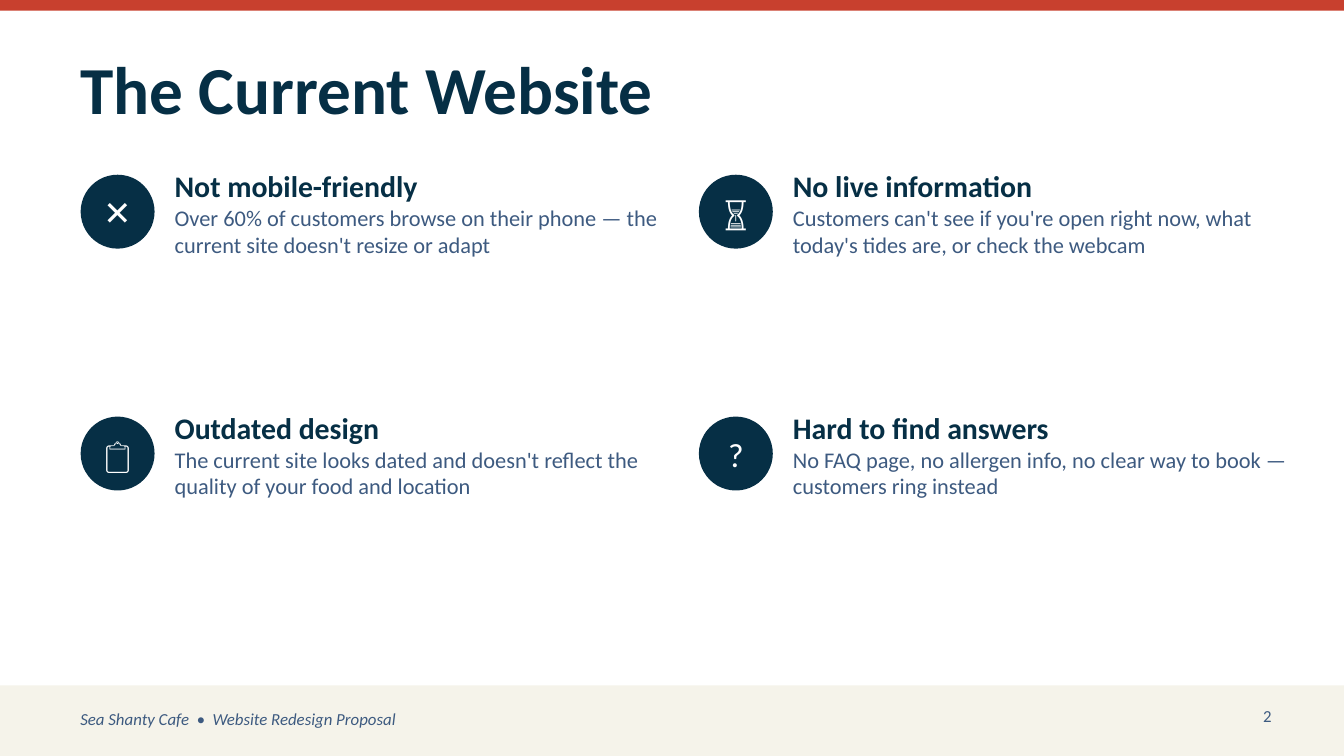
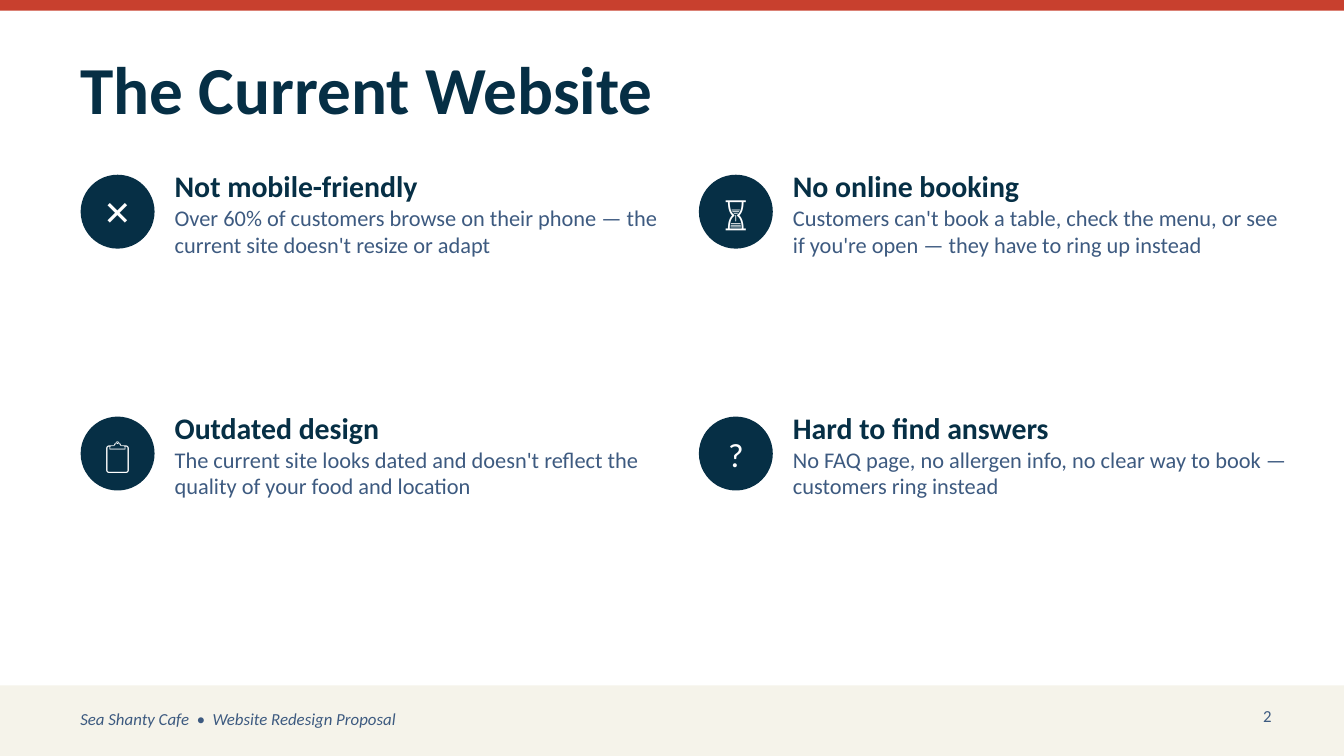
Before and after one commit to maxwalsh0-ctrl/seashantyredesign, a slide deck: slide 2 of SeaShanty_Redesign_Pitch.pptx. Drawn at 1344x756 pixels with LibreOffice and Linux fonts; fonts in the diff are those of the drawing. Boxes give left, top, right and bottom in pixels: in the first picture for what was removed or moved away, otherwise in the second. Text is boxed around its words. In the diff, an @@ line names an element or a change of style, - is before the commit and + after.

```diff
--- a/SeaShanty_Redesign_Pitch.pptx
+++ b/SeaShanty_Redesign_Pitch.pptx
@@ text at (793,176,1277,257): text changed @@
-No live information
-Customers can't see if you're open right now, what today's tides are, or check the webcam
+No online booking
+Customers can't book a table, check the menu, or see if you're open — they have to ring up instead
```
Also in this commit, not shown: 2 other slides changed.
